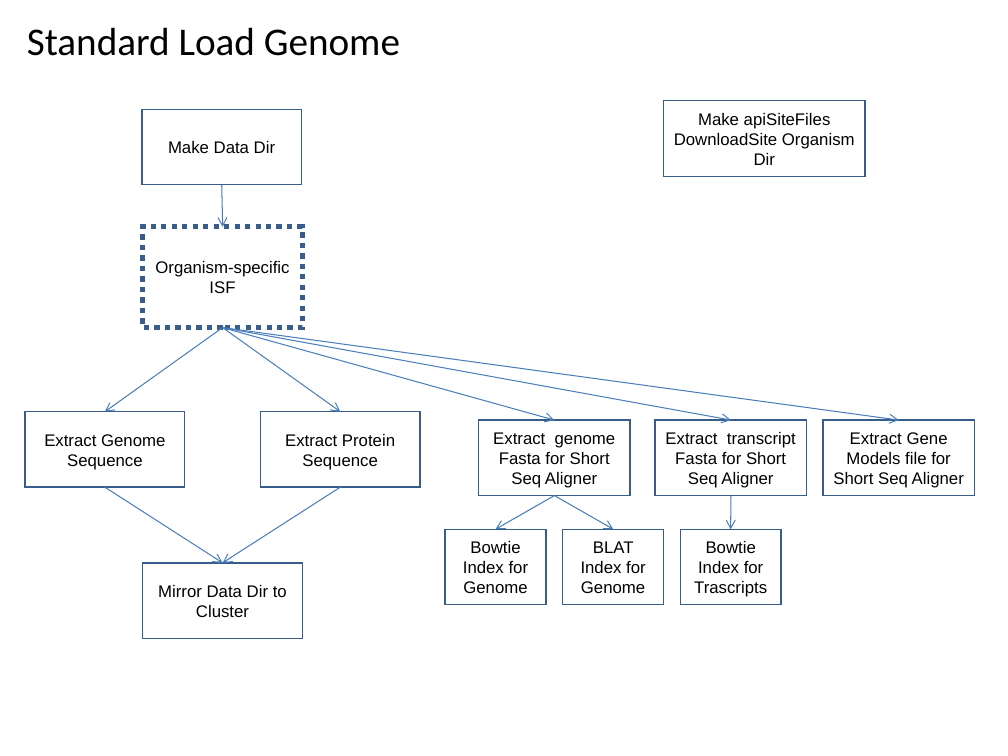
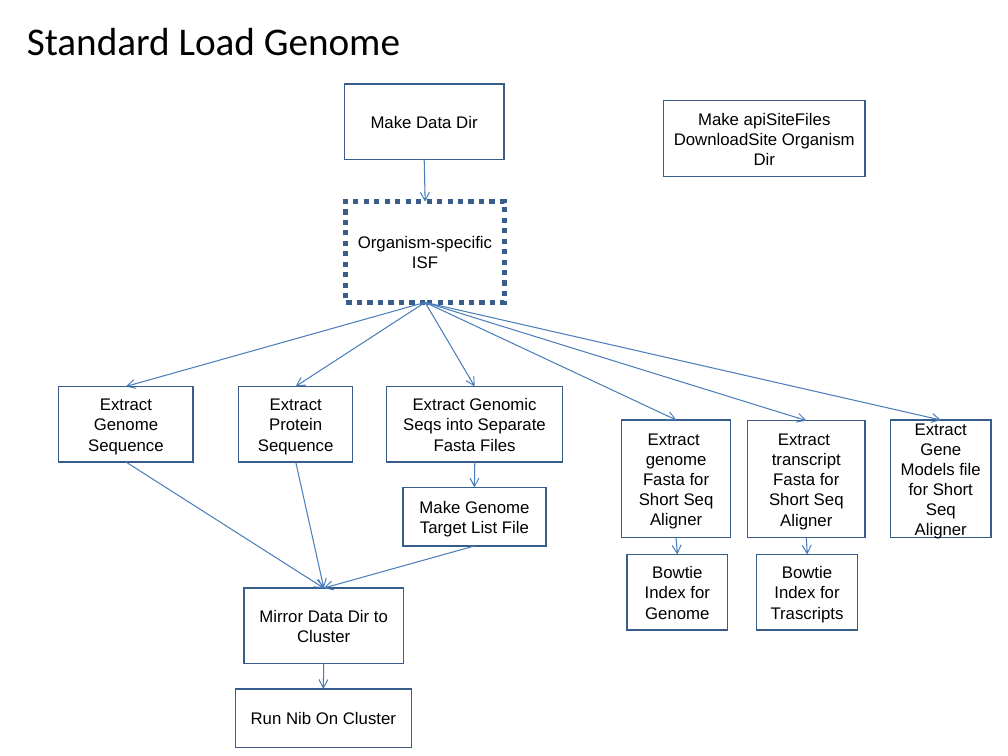
Before and after one commit to VEuPathDB/ApiCommonWorkflow, a slide deck: slide 5 of Main/doc/IntegratedWorkflow.ppt. Drawn at 1008x756 pixels with LibreOffice and Linux fonts; fonts in the diff are those of the drawing. Boxes give left, top, right and bottom in pixels: in the first picture for what was removed or moved away, otherwise in the second. Text is boxed around its words. In the diff, an @@ line names an element or a change of style, - is before the commit and + after.

Commit message:
adjust graph for blat against genome

```diff
--- a/Main/doc/IntegratedWorkflow.ppt
+++ b/Main/doc/IntegratedWorkflow.ppt
@@ rectangle "Make Data Dir": place and size @@
-rectangle "Make Data Dir" at (142,109,301,184)
+rectangle "Make Data Dir" at (345,84,504,159)
@@ arrow moved from (222, 184) - (223, 227) to (424, 159) - (425, 202) @@
@@ rectangle "Organism-specific ISF": place and size @@
-rectangle "Organism-specific ISF" at (143,227,302,328)
+rectangle "Organism-specific ISF" at (346,202,505,302)
@@ arrow moved from (223, 328) - (105, 411) to (425, 302) - (126, 386) @@
@@ arrow moved from (223, 328) - (341, 411) to (425, 302) - (295, 386) @@
@@ arrow moved from (223, 328) - (899, 420) to (425, 302) - (806, 420) @@
@@ arrow moved from (223, 328) - (731, 420) to (425, 302) - (940, 420) @@
@@ arrow added from (425, 302) to (676, 420), #4A7EBB 0.74 pt @@
@@ arrow added from (425, 302) to (475, 386), #4A7EBB 0.74 pt @@
@@ rectangle "Extract Genome Sequence": place and size @@
-rectangle "Extract Genome Sequence" at (25,411,184,487)
+rectangle "Extract Genome Sequence" at (58,386,193,462)
@@ rectangle "Extract Protein Sequence": place and size @@
-rectangle "Extract Protein Sequence" at (260,411,419,487)
+rectangle "Extract Protein Sequence" at (239,386,353,462)
@@ rectangle "Extract Genomic Seqs into Separate ...": place and size @@
-rectangle "Extract Genomic Seqs into Separate ..." at (655,420,806,496)
+rectangle "Extract Genomic Seqs into Separate ..." at (386,386,562,462)
@@ text in rectangle at (403,398,546,451): text changed @@
-Extract transcript Fasta for Short Seq Aligner
+Extract Genomic Seqs into Separate Fasta Files
@@ rectangle "Extract genome Fasta for Short ...": place and size @@
-rectangle "Extract genome Fasta for Short ..." at (479,420,630,496)
+rectangle "Extract genome Fasta for Short ..." at (622,420,731,538)
@@ rectangle "Extract transcript Fasta for Short ...": place and size @@
-rectangle "Extract transcript Fasta for Short ..." at (824,420,975,496)
+rectangle "Extract transcript Fasta for Short ..." at (748,420,866,537)
@@ text in rectangle at (769,433,844,530): text changed @@
-Extract Gene Models file for Short Seq Aligner
+Extract transcript Fasta for Short Seq Aligner
@@ rectangle added at (890,420,991,538), outline #385D8A 0.99 pt, 12 pt, text #000000 @@
+Extract Gene Models file for Short Seq Aligner
@@ arrow moved from (105, 487) - (223, 562) to (126, 462) - (324, 588) @@
@@ arrow moved from (341, 487) - (223, 562) to (295, 462) - (324, 588) @@
@@ arrow added from (475, 462) to (475, 488), #4A7EBB 0.74 pt @@
@@ rectangle added at (403,487,546,545), outline #385D8A 0.99 pt, 12 pt, text #000000 @@
+Make Genome Target List File
@@ arrow removed from (554, 496) to (613, 529) @@
@@ arrow removed from (731, 496) to (731, 529) @@
@@ rectangle removed at (562,529,663,605) @@
-BLAT Index for Genome
@@ arrow moved from (554, 496) - (496, 529) to (676, 537) - (677, 554) @@
@@ arrow moved from (223, 328) - (554, 420) to (806, 537) - (807, 554) @@
@@ arrow added from (475, 546) to (324, 588), #4A7EBB 0.74 pt @@
@@ rectangle "Bowtie Index for Genome": place and size @@
-rectangle "Bowtie Index for Genome" at (446,529,546,605)
+rectangle "Bowtie Index for Genome" at (627,554,728,630)
@@ rectangle "Bowtie Index for Trascripts": place and size @@
-rectangle "Bowtie Index for Trascripts" at (680,529,781,605)
+rectangle "Bowtie Index for Trascripts" at (757,554,858,630)
@@ rectangle "Mirror Data Dir to Cluster": place and size @@
-rectangle "Mirror Data Dir to Cluster" at (143,562,302,638)
+rectangle "Mirror Data Dir to Cluster" at (244,588,403,663)
@@ rectangle added at (235,688,411,747), outline #385D8A 0.99 pt, 12 pt, text #000000 @@
+Run Nib On Cluster
@@ arrow added from (324, 663) to (324, 688), #4A7EBB 0.74 pt @@
```
Also in this commit, not shown: 3 other slides changed, 1 slide added.
